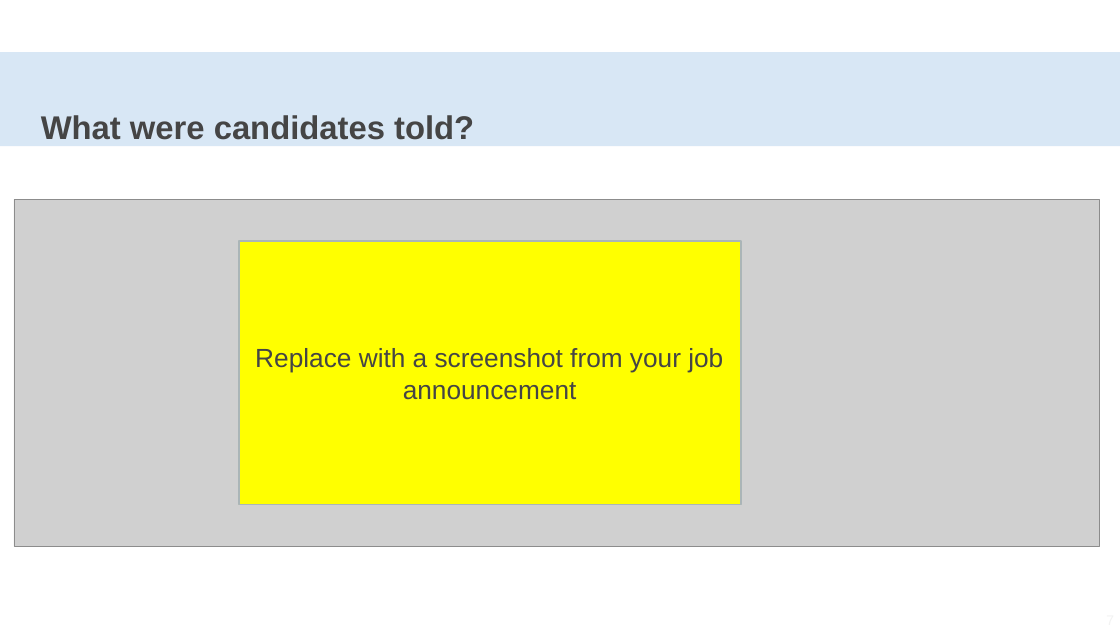
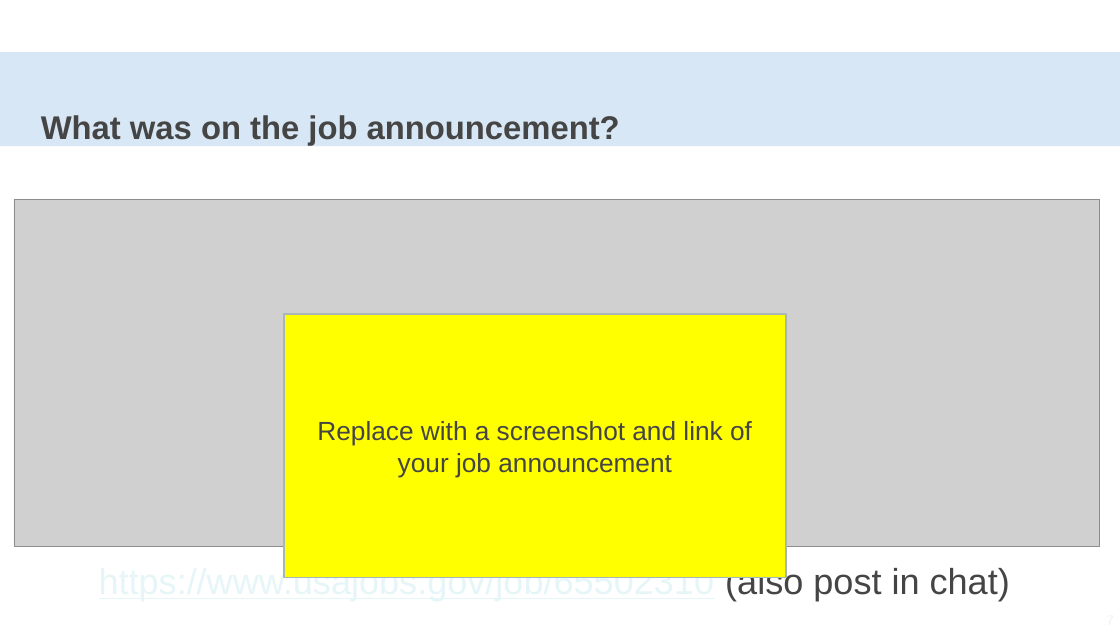
Before and after one commit to usds/SME-QA-Website, a slide deck: slide 7 of toolkit/resume-review/sme-training-resume-review.pptx. Drawn at 1120x630 pixels with LibreOffice and Linux fonts; fonts in the diff are those of the drawing; grey boxes stand for pictures. Boxes give left, top, right and bottom in pixels: in the first picture for what was removed or moved away, otherwise in the second. Text is boxed around its words. In the diff, an @@ line names an element or a change of style, - is before the commit and + after.

Commit message:
update per PP

```diff
--- a/toolkit/resume-review/sme-training-resume-review.pptx
+++ b/toolkit/resume-review/sme-training-resume-review.pptx
@@ title at (41, 115, 620, 146): text changed @@
-What were candidates told?
+What was on the job announcement?
@@ rectangle "Replace with a screenshot and ...": place and size @@
-rectangle "Replace with a screenshot and ..." at (239, 241, 741, 504)
+rectangle "Replace with a screenshot and ..." at (284, 314, 786, 578)
@@ text in rectangle at (317, 421, 752, 477): text changed @@
-Replace with a screenshot from your job announcement
+Replace with a screenshot and link of your job announcement
@@ text added at (99, 566, 1010, 601), 44 pt, text #E6F6F8, underline @@
+https://www.usajobs.gov/job/65502310 (also post in chat)
```
